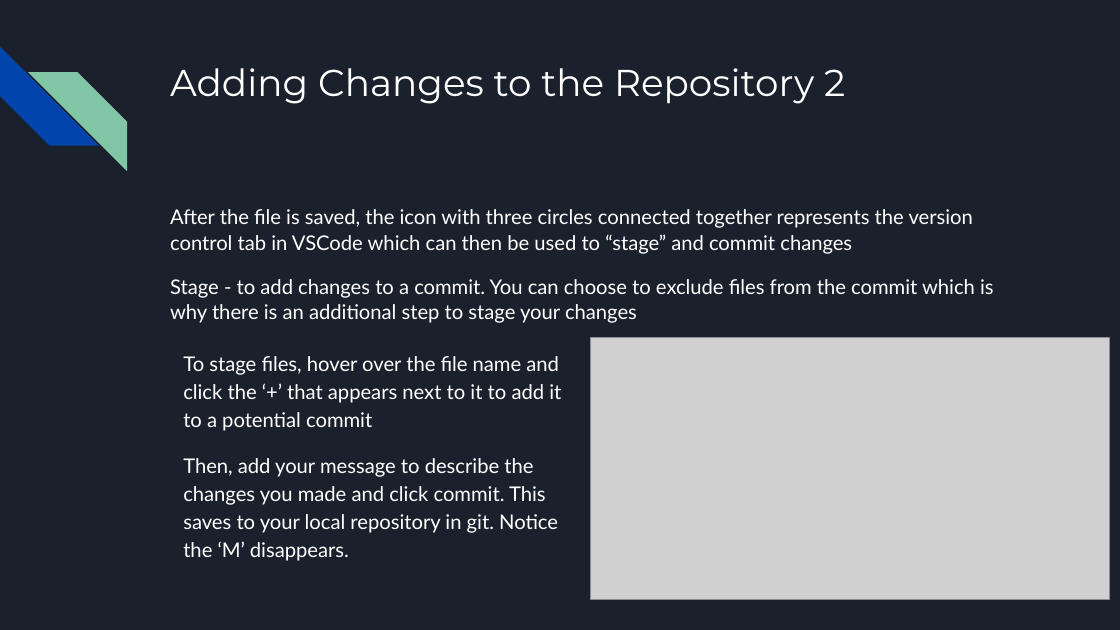
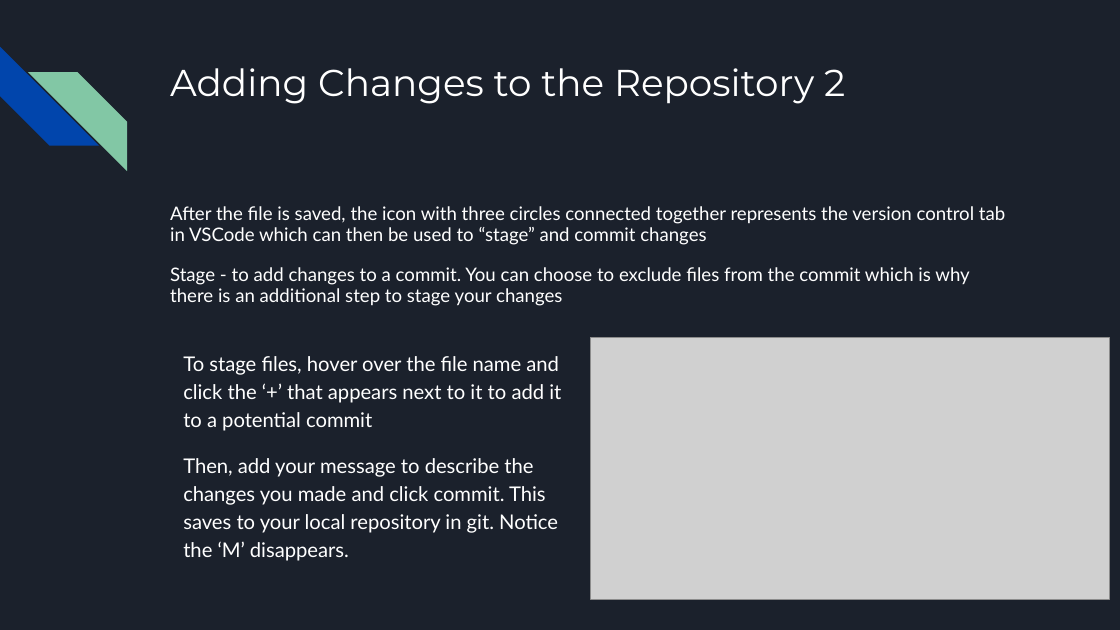
Before and after one commit to sideOfLentils/polygon-plots, a slide deck: slide 27 of Git & Github Tutorial.pptx. Drawn at 1120x630 pixels with LibreOffice and Linux fonts; fonts in the diff are those of the drawing; grey boxes stand for pictures. Boxes give left, top, right and bottom in pixels: in the first picture for what was removed or moved away, otherwise in the second. Text is boxed around its words. In the diff, an @@ line names an element or a change of style, - is before the commit and + after.

```diff
--- a/Git & Github Tutorial.pptx
+++ b/Git & Github Tutorial.pptx
@@ text "After the file is saved, ..." at [170, 206, 1005, 306]: size 13 to 12 pt; line spacing 1.05 to 0.95 @@
```
Also in this commit, not shown: 5 other slides changed.
